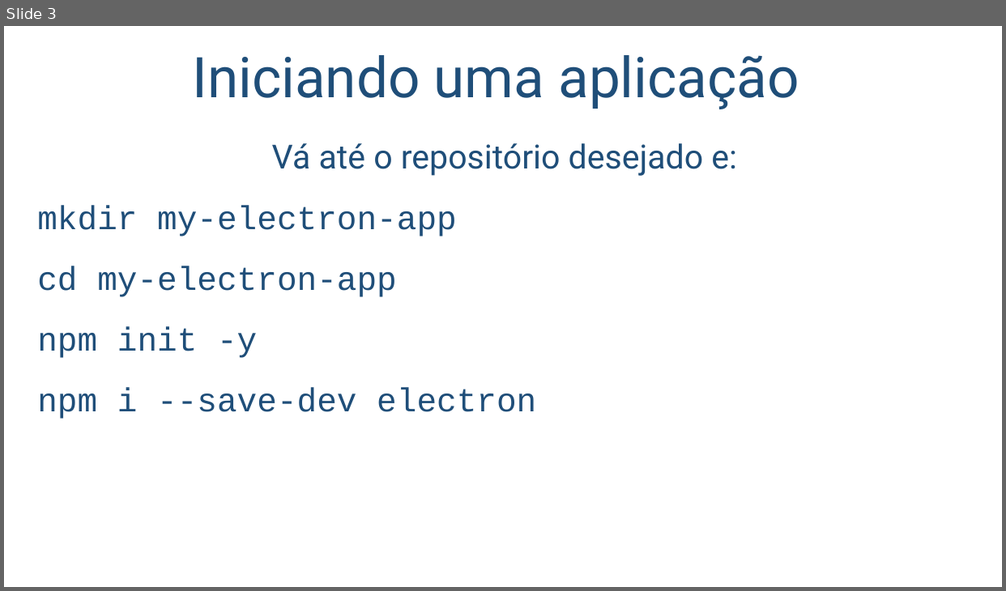
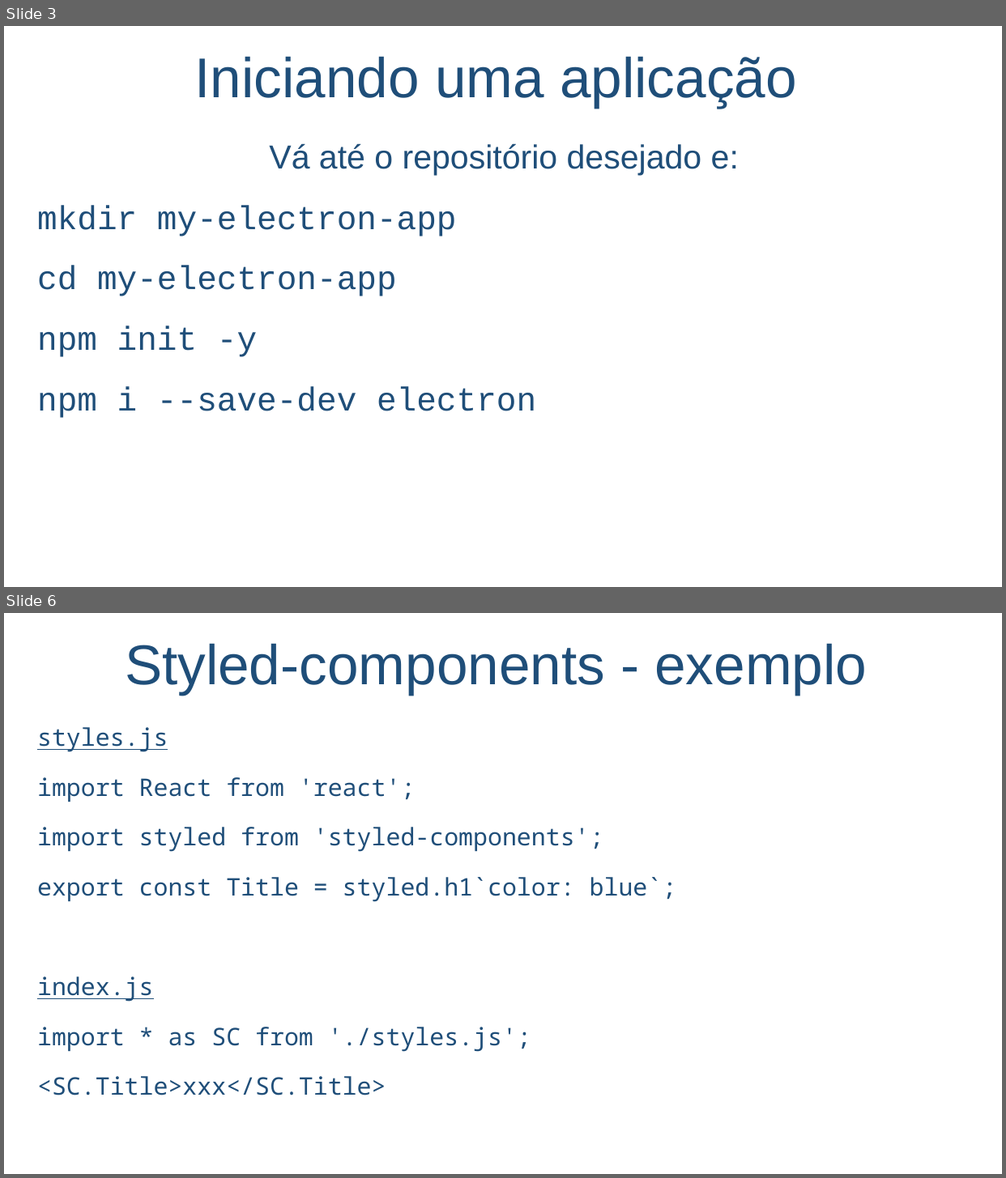
Before and after one commit to salmo-jr/public-slides, a slide deck: electron-introducao.pptx. Shown one above the other, each under a label of ours: slide 3 before the commit, slides 3 and 6 after it; the slides between them are not shown. The pictures are 1006x591 and 1006x1178 pixels, drawn with LibreOffice and Linux fonts; fonts in the diff are those of the drawing; background and template pictures are left out. Boxes give left, top, right and bottom in pixels: in the first picture for what was removed or moved away, otherwise in the second. Text is boxed around its words. In the diff, an @@ line names an element or a change of style, - is before the commit and + after.

```diff
--- a/electron-introducao.pptx
+++ b/electron-introducao.pptx
@@ slide 6 added at [4, 613, 1002, 1174], background picture (left out) @@
@@ text added at [125, 643, 867, 695], 54 pt, text #1F4E79 @@
+Styled-components - exemplo
@@ text added at [37, 727, 677, 1096], 23.3 pt, text #1F4E79 @@
+styles.js
+import React from 'react';
+import styled from 'styled-components';
+export const Title = styled.h1`color: blue`;
+index.js
+import * as SC from './styles.js';
+<SC.Title>xxx</SC.Title>
@@ slide 3 changed as well @@
@@ text "Iniciando uma aplicação" at [195, 56, 797, 108]: font Roboto to Arial @@
@@ text "Vá até o repositório desejado ..." at [37, 143, 739, 418]: font Roboto to Arial in "Vá até o repositório desejado e:" @@
```
Also in this commit, not shown: 3 other slides changed, 2 other slides added, 1 slide removed, 1 other file.
